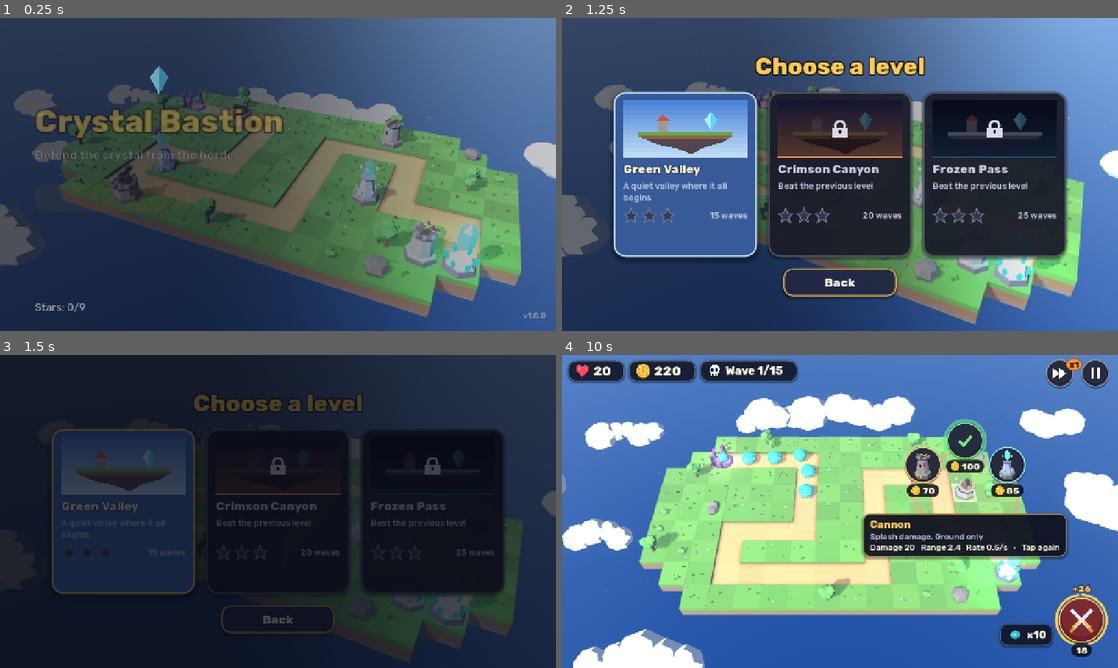
Above: before the commit, frames 1-4 (two rows, left to right).
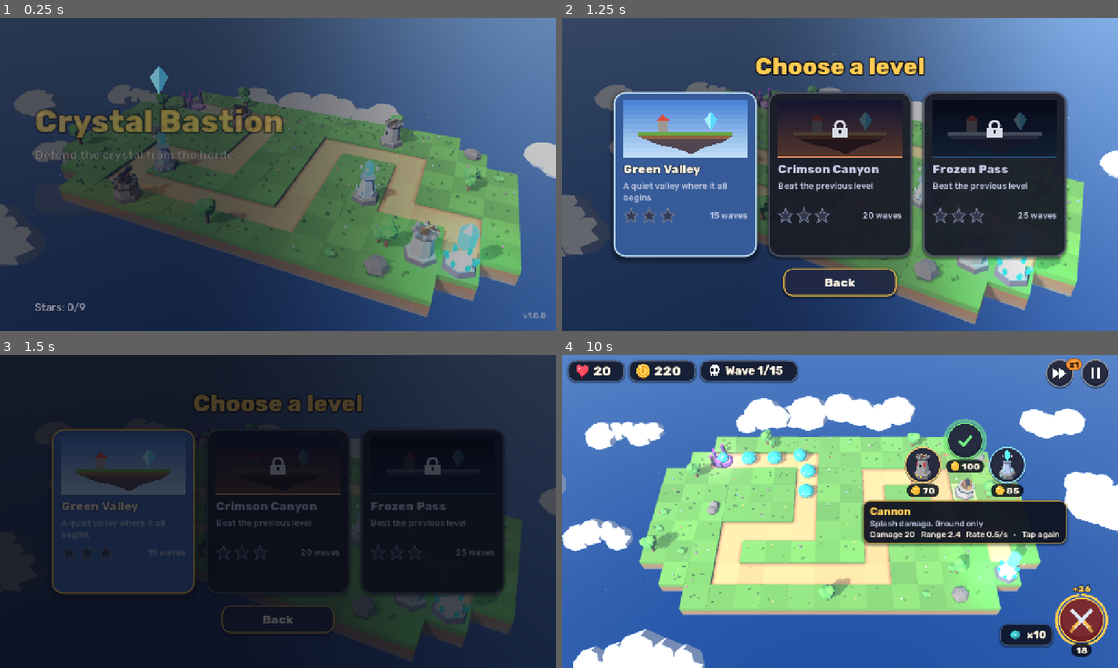
Above: after the commit, the same moments.

Repository: Rammbiz/ForgeMind
Game: Godot game, scene res://scenes/main.tscn
The game is run twice, just before and just after one commit, with the same random seed, the same clock (stepped at 60 frames per second) and the same inputs.
Inputs (mouse positions are in pixels of both pictures, inside the frame that each line leads up to):
- Up to frame 1 (0.25 s): no input
- Up to frame 2 (1.25 s): click "Play" at 0.5 s
- Up to frame 3 (1.5 s): click (122, 511) at 1.25 s
- Up to frame 4 (10 s): drag from (1095, 373) to (895, 442) at 2.02 s; drag from (1062, 373) to (812, 574) at 2.77 s; move the mouse to (1079, 621) at 3.52 s; click (1079, 621) at 3.67 s; drag from (812, 574) to (673, 464) at 4.27 s; move the mouse to (1006, 558) at 5.02 s; click (1006, 558) at 5.17 s; drag from (673, 464) to (756, 433) at 5.77 s; move the mouse to (867, 511) at 6.52 s; click (867, 511) at 6.67 s; drag from (756, 433) to (728, 527) at 7.27 s; move the mouse to (962, 495) at 8.02 s; click (962, 495) at 8.17 s; drag from (923, 464) to (812, 574) at 8.77 s; move the mouse to (962, 439) at 9.52 s; click (962, 439) at 9.67 s

Frames 1-2 are identical in both runs. In frame 3, 0.2% of the frame differs, in the area x 68-100%, y 32-99%; in frame 4, 4.6%, in the area x 53-92%, y 46-66%.

Commit message:
Fix review findings: transitions, input, settings, audio, saves, CI signing
- Scene switch freezes the old scene and runs fades independent of pause/time scale
- Round buttons accept taps on their price caption (no tap-through to the map)
- Android Back in in-game Settings returns to the pause menu
- Reset-progress confirmation is cleared when the settings panel rebuilds
- Build tooltip sits below the lowest price and updates affordability live
- HUD refreshes text on language change; safe area re-checked after 180° flips
- Weaker slows no longer extend stronger ones; splitter children keep parent HP
- Sell refunds are not counted as earned gold
- Music crossfade cancels stale fades (fixes a stopped track after quick switches)
- Saves are written atomically with a .bak fallback
- CI: committed non-secret debug key and per-run versionCode so APKs update in place

Co-Authored-By: Claude Opus 5.5 <noreply@anthropic.com>
Claude-Session: https://claude.ai/code/session_01AzKNZocK1gfYo5b1Lpd2DR

Diff:
--- a/crystal-bastion/scripts/autoload/audio.gd
+++ b/crystal-bastion/scripts/autoload/audio.gd
@@ -19,6 +19,7 @@
 var _music_name := ""
 var _laser_player: AudioStreamPlayer
 var _laser_users := 0
+var _fades := {}   # AudioStreamPlayer -> Tween currently fading it
 
 
 func _ready() -> void:
@@ -134,10 +135,10 @@
 	var fresh := _music_b
 	_music_a = fresh
 	_music_b = old
-	var tw := create_tween().set_parallel(true)
-	tw.tween_property(old, "volume_db", -60.0, fade)
-	tw.chain().tween_callback(old.stop)
+	_fade_out(old, fade)
+	_kill_fade(fresh)
 	if stream == null:
+		fresh.stop()
 		return
 	if stream is AudioStreamOggVorbis:
 		(stream as AudioStreamOggVorbis).loop = true
@@ -146,10 +147,26 @@
 	fresh.play()
 	var tw2 := create_tween()
 	tw2.tween_property(fresh, "volume_db", 0.0, fade)
+	_fades[fresh] = tw2
 
 
 func stop_music(fade := 1.0) -> void:
 	_music_name = ""
+	_fade_out(_music_a, fade)
+
+
+## Fades a player out and stops it. Any earlier fade on the same player is cancelled first,
+## so a quick track change can never stop the track that just started.
+func _fade_out(p: AudioStreamPlayer, fade: float) -> void:
+	_kill_fade(p)
 	var tw := create_tween()
-	tw.tween_property(_music_a, "volume_db", -60.0, fade)
-	tw.tween_callback(_music_a.stop)
+	tw.tween_property(p, "volume_db", -60.0, fade)
+	tw.tween_callback(p.stop)
+	_fades[p] = tw
+
+
+func _kill_fade(p: AudioStreamPlayer) -> void:
+	var old_tw: Tween = _fades.get(p, null)
+	if old_tw and old_tw.is_valid():
+		old_tw.kill()
+	_fades.erase(p)
--- a/crystal-bastion/scripts/autoload/save_data.gd
+++ b/crystal-bastion/scripts/autoload/save_data.gd
@@ -35,7 +35,7 @@
 				for i in unlocked - 1:
 					stars[i] = 3 - i % 2
 		return
-	if cfg.load(PATH) != OK:
+	if cfg.load(PATH) != OK and cfg.load(PATH + ".bak") != OK:
 		return
 	unlocked = clampi(int(cfg.get_value("progress", "unlocked", 1)), 1, GameData.level_count())
 	var saved: Array = cfg.get_value("progress", "stars", [])
@@ -61,7 +61,15 @@
 	cfg.set_value("settings", "quality", quality)
 	cfg.set_value("settings", "show_damage", show_damage)
 	cfg.set_value("settings", "vibration", vibration)
-	cfg.save(PATH)
+	# Write to a temp file and swap it in, keeping the previous save as a backup,
+	# so a crash mid-write can never wipe the player's progress.
+	var main := ProjectSettings.globalize_path(PATH)
+	if cfg.save(main + ".tmp") != OK:
+		return
+	if FileAccess.file_exists(main):
+		DirAccess.remove_absolute(main + ".bak")
+		DirAccess.rename_absolute(main, main + ".bak")
+	DirAccess.rename_absolute(main + ".tmp", main)
 
 
 func record_result(level_index: int, earned_stars: int) -> void:
--- a/crystal-bastion/scripts/game/enemy.gd
+++ b/crystal-bastion/scripts/game/enemy.gd
@@ -23,6 +23,7 @@
 var slow_time := 0.0
 var hit_flash := 0.0
 var spawn_in := 0.0
+var hp_mult := 1.0
 var _curve: Curve3D
 var _model: Node3D
 var _anim_t := 0.0
@@ -35,10 +36,11 @@
 static var _frost_mat: StandardMaterial3D
 
 
-func setup(p_game: Game, p_type: String, p_path: int, hp_mult: float) -> void:
+func setup(p_game: Game, p_type: String, p_path: int, p_hp_mult: float) -> void:
 	game = p_game
 	type = p_type
 	def = GameData.ENEMIES[type]
+	hp_mult = p_hp_mult
 	max_hp = float(def["hp"]) * hp_mult
 	hp = max_hp
 	speed = float(def["speed"])
@@ -145,8 +147,10 @@
 	if not alive:
 		return
 	var f := 1.0 - factor * (0.6 if boss else 1.0)
-	slow_factor = minf(slow_factor, f) if slow_time > 0.0 else f
-	slow_time = maxf(slow_time, duration)
+	# A weaker slow must not extend a stronger one that is still running.
+	if slow_time <= 0.0 or f <= slow_factor + 0.001:
+		slow_factor = f
+		slow_time = maxf(slow_time, duration)
 	_set_frost(true)
 
 
--- a/crystal-bastion/scripts/game/game.gd
+++ b/crystal-bastion/scripts/game/game.gd
@@ -227,7 +227,8 @@
 	if split_type != "":
 		var count := int(e.def.get("split_count", 2))
 		for i in count:
-			var child := spawn_enemy(split_type, e.path_index, GameData.wave_hp_mult(level_index, maxi(wave - 1, 0)), maxf(e.dist - 0.15 * i, 0.0))
+			# Children inherit the parent's wave strength, not whatever wave is current now.
+			var child := spawn_enemy(split_type, e.path_index, e.hp_mult, maxf(e.dist - 0.15 * i, 0.0))
 			child.spawn_in = 0.2
 
 
@@ -334,9 +335,9 @@
 
 # ------------------------------------------------------------------ economy & towers
 
-func add_gold(amount: int) -> void:
+func add_gold(amount: int, earned := true) -> void:
 	gold += amount
-	if amount > 0:
+	if amount > 0 and earned:
 		stats["gold_earned"] += amount
 	gold_changed.emit(gold)
 
@@ -387,7 +388,7 @@
 	if not is_instance_valid(t):
 		return
 	var value := t.sell_value()
-	add_gold(value)
+	add_gold(value, false)
 	towers.erase(t.cell)
 	map.show_deco(t.cell)
 	effects.build_puff(t.position)
--- a/crystal-bastion/scripts/main.gd
+++ b/crystal-bastion/scripts/main.gd
@@ -64,24 +64,33 @@
 		next.queue_free()
 		return
 	_busy = true
+	if current:
+		# Freeze the outgoing scene so nothing fires, leaks or hums during the fade.
+		current.process_mode = Node.PROCESS_MODE_DISABLED
+		Audio.reset_laser()
 	get_tree().paused = false
+	Engine.time_scale = 1.0
 	if current and not instant:
 		_fade.mouse_filter = Control.MOUSE_FILTER_STOP
-		var tw := create_tween()
+		var tw := _fade_tween()
 		tw.tween_property(_fade, "color:a", 1.0, 0.25)
 		await tw.finished
 	if current:
 		current.queue_free()
 		await get_tree().process_frame
-	Engine.time_scale = 1.0
 	current = next
 	add_child(next)
 	move_child(next, 0)
 	await get_tree().process_frame
-	var tw2 := create_tween()
+	var tw2 := _fade_tween()
 	tw2.tween_property(_fade, "color:a", 0.0, 0.35)
 	_fade.mouse_filter = Control.MOUSE_FILTER_IGNORE
 	_busy = false
+
+
+## Transition tweens must run even if the new scene pauses the tree or changes time scale.
+func _fade_tween() -> Tween:
+	return _fade.create_tween().set_pause_mode(Tween.TWEEN_PAUSE_PROCESS).set_ignore_time_scale(true)
 
 
 ## Used by dev tools: switch immediately without fades.
--- a/crystal-bastion/scripts/ui/build_menu.gd
+++ b/crystal-bastion/scripts/ui/build_menu.gd
@@ -44,6 +44,7 @@
 	_tip.mouse_filter = Control.MOUSE_FILTER_IGNORE
 	var v := VBoxContainer.new()
 	v.add_theme_constant_override("separation", 2)
+	v.mouse_filter = Control.MOUSE_FILTER_IGNORE
 	_tip.add_child(v)
 	_tip_title = UIKit.label("", 24, UIKit.GOLD, true)
 	_tip_desc = UIKit.label("", 19, UIKit.TEXT_DIM)
@@ -64,6 +65,8 @@
 		b.disabled = not afford
 		b.caption_color = UIKit.TEXT if afford else UIKit.RED
 		b.armed = type == armed_type
+	if armed_type != "":
+		_update_tip_stats()
 	_layout()
 
 
@@ -92,9 +95,10 @@
 		i += 1
 	if _tip.visible:
 		_tip.reset_size()
-		var tp := center + Vector2(-_tip.size.x * 0.5, 56.0)
+		# Below the lowest button's price pill, or above the whole menu if there is no room.
+		var tp := center + Vector2(-_tip.size.x * 0.5, max_c.y + 42.0 + 40.0)
 		if tp.y + _tip.size.y > vp.y - 8.0:
-			tp.y = center.y - RADIUS_PX - 60.0 - _tip.size.y
+			tp.y = center.y + min_c.y - 50.0 - _tip.size.y
 		tp.x = clampf(tp.x, 8.0, vp.x - _tip.size.x - 8.0)
 		tp.y = clampf(tp.y, 8.0, vp.y - _tip.size.y - 8.0)
 		_tip.position = tp
@@ -118,13 +122,20 @@
 	_tip_title.text = Loc.t(GameData.TOWERS[type]["name"])
 	var desc := Loc.t(GameData.TOWERS[type]["desc"])
 	_tip_desc.text = desc
-	_tip_stats.text = Hud.stats_line(type, 0) + ("   •   " + Loc.t("TAP_AGAIN") if game.gold >= game.tower_cost(type) else "   •   " + Loc.t("NOT_ENOUGH_GOLD"))
+	_update_tip_stats()
 	_tip.visible = true
 	_tip.reset_size()
 	if game.gold < game.tower_cost(type):
 		Audio.play("error")
 
 
+func _update_tip_stats() -> void:
+	var afford := game.gold >= game.tower_cost(armed_type)
+	var text := Hud.stats_line(armed_type, 0) + "   •   " + (Loc.t("TAP_AGAIN") if afford else Loc.t("NOT_ENOUGH_GOLD"))
+	if _tip_stats.text != text:
+		_tip_stats.text = text
+
+
 func close() -> void:
 	if game:
 		game.clear_selection()
--- a/crystal-bastion/scripts/ui/hud.gd
+++ b/crystal-bastion/scripts/ui/hud.gd
@@ -23,6 +23,10 @@
 var _vignette: ColorRect
 var _menu: Control
 var _modal: Control
+var _modal_kind := ""          # "pause", "settings" or "result"
+var _hint_label: Label
+var _safe_check := 0.0
+var _last_safe_area := Rect2i()
 var _icons := {}
 var _press_pos := Vector2.ZERO
 var _last_drag := Vector2.ZERO
@@ -59,6 +63,7 @@
 	_build_hint()
 	_apply_safe_area()
 	get_viewport().size_changed.connect(_apply_safe_area)
+	Loc.language_changed.connect(_on_language_changed)
 	game.gold_changed.connect(_on_gold_changed)
 	game.lives_changed.connect(_on_lives_changed)
 	game.wave_changed.connect(_on_wave_changed)
@@ -205,16 +210,23 @@
 	_hint = PanelContainer.new()
 	_hint.theme_type_variation = "TipPanel"
 	_hint.mouse_filter = Control.MOUSE_FILTER_IGNORE
-	var l := UIKit.label(Loc.t("HINT_BUILD") + "\n" + Loc.t("HINT_START"), 22, UIKit.TEXT)
-	l.horizontal_alignment = HORIZONTAL_ALIGNMENT_CENTER
-	_hint.add_child(l)
+	_hint_label = UIKit.label(Loc.t("HINT_BUILD") + "\n" + Loc.t("HINT_START"), 22, UIKit.TEXT)
+	_hint_label.horizontal_alignment = HORIZONTAL_ALIGNMENT_CENTER
+	_hint.add_child(_hint_label)
 	root.add_child(_hint)
 	if game.level_index > 0:
 		_hint.visible = false
 
 
+func _on_language_changed() -> void:
+	_wave_label.text = Loc.f("WAVE_FMT", [game.wave, game.waves.size()])
+	_hint_label.text = Loc.t("HINT_BUILD") + "\n" + Loc.t("HINT_START")
+	_preview_key = ""
+
+
 var _safe := Rect2()
 func _apply_safe_area() -> void:
+	_last_safe_area = DisplayServer.get_display_safe_area()
 	var vp := root.get_viewport_rect().size
 	var screen := Vector2(DisplayServer.screen_get_size())
 	var safe := Rect2(Vector2.ZERO, vp)
@@ -252,6 +264,12 @@
 func _process(delta: float) -> void:
 	if game == null:
 		return
+	# A 180° flip (sensor landscape) moves the notch without resizing the viewport.
+	_safe_check -= delta
+	if _safe_check <= 0.0:
+		_safe_check = 0.5
+		if OS.has_feature("mobile") and DisplayServer.get_display_safe_area() != _last_safe_area:
+			_apply_safe_area()
 	_layout_controls()
 	var real_delta := delta / maxf(Engine.time_scale, 0.001)
 	_gold_shown = move_toward(_gold_shown, game.gold, maxf(absf(game.gold - _gold_shown) * real_delta * 8.0, real_delta * 30.0))
@@ -424,6 +442,8 @@
 func _on_back() -> void:
 	if _menu:
 		close_menus()
+	elif _modal and _modal_kind == "settings":
+		_back_to_pause()
 	elif _modal and game.is_running():
 		_resume()
 	elif game.is_running():
@@ -626,6 +646,7 @@
 	if _modal and is_instance_valid(_modal):
 		_modal.queue_free()
 	_modal = null
+	_modal_kind = ""
 
 
 func open_pause() -> void:
@@ -634,6 +655,7 @@
 	Audio.play("click", -4.0)
 	get_tree().paused = true
 	var panel := _make_modal()
+	_modal_kind = "pause"
 	var v := VBoxContainer.new()
 	v.add_theme_constant_override("separation", 14)
 	panel.add_child(v)
@@ -668,6 +690,7 @@
 
 func _open_settings_from_pause() -> void:
 	var panel := _make_modal()
+	_modal_kind = "settings"
 	var s := SettingsPanel.new()
 	s.closed.connect(_back_to_pause)
 	panel.add_child(s)
@@ -680,6 +703,7 @@
 	if not is_instance_valid(self):
 		return
 	var panel := _make_modal()
+	_modal_kind = "result"
 	var v := VBoxContainer.new()
 	v.add_theme_constant_override("separation", 14)
 	v.custom_minimum_size.x = 520
--- a/crystal-bastion/scripts/ui/round_button.gd
+++ b/crystal-bastion/scripts/ui/round_button.gd
@@ -43,7 +43,14 @@
 
 
 func _has_point(point: Vector2) -> bool:
-	return point.distance_to(_circle_center()) <= radius + 10.0
+	var c := _circle_center()
+	if point.distance_to(c) <= radius + 10.0:
+		return true
+	# The caption pill under the circle is part of the button too.
+	if caption != "":
+		var w := UIKit.font(true).get_string_size(caption, HORIZONTAL_ALIGNMENT_LEFT, -1, 22).x + (26.0 if caption_icon != "" else 0.0) + 24.0
+		return Rect2(Vector2(c.x - w * 0.5, c.y + radius), Vector2(w, 36.0)).has_point(point)
+	return false
 
 
 func _circle_center() -> Vector2:
--- a/crystal-bastion/scripts/ui/settings_panel.gd
+++ b/crystal-bastion/scripts/ui/settings_panel.gd
@@ -13,6 +13,7 @@
 
 
 func _ready() -> void:
+	_reset_armed = false
 	add_theme_constant_override("separation", 14)
 	custom_minimum_size.x = 560
 	var title := UIKit.label(Loc.t("SETTINGS"), 44, UIKit.GOLD, true, 8)
Not shown, changed: .github/workflows/android-apk.yml
Not shown, changed: crystal-bastion/.gitignore
Not shown, added: crystal-bastion/tools/ci-debug.keystore
